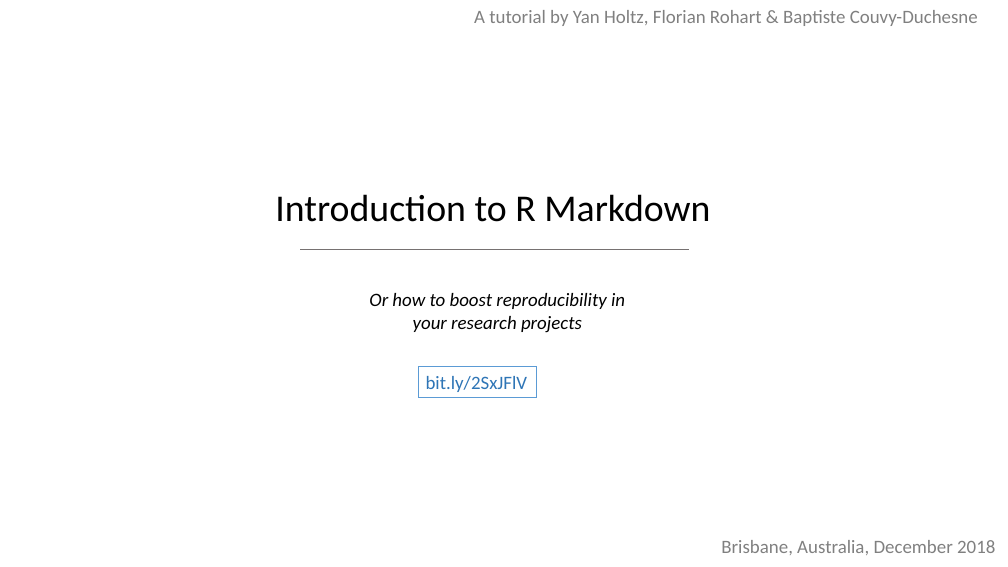
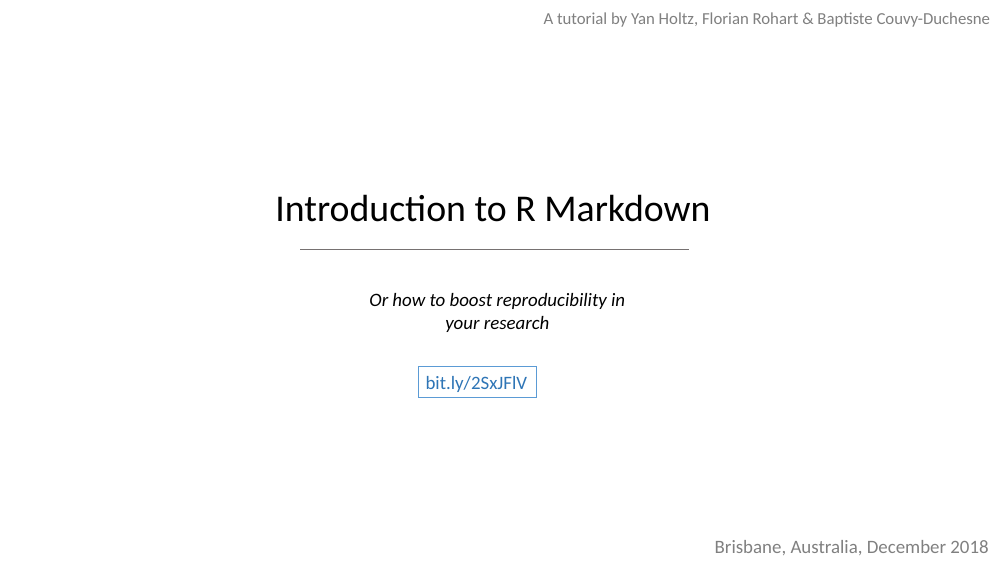
Before and after one commit to holtzy/Talk, a slide deck: slide 1 of 2018/Introduction_to_Rmarkdown.pptx. Drawn at 1008x567 pixels with LibreOffice and Linux fonts; fonts in the diff are those of the drawing; background and template pictures are left out. Boxes give left, top, right and bottom in pixels: in the first picture for what was removed or moved away, otherwise in the second. Text is boxed around its words. In the diff, an @@ line names an element or a change of style, - is before the commit and + after.

```diff
--- a/2018/Introduction_to_Rmarkdown.pptx
+++ b/2018/Introduction_to_Rmarkdown.pptx
@@ text "A tutorial by Yan Holtz, ...": place and size @@
-text "A tutorial by Yan Holtz, ..." at [474,10,978,26]
+text "A tutorial by Yan Holtz, ..." at [544,12,991,27]
@@ text "A tutorial by Yan Holtz, ..." at [544,12,991,27]: size 18 to 16 pt @@
@@ text at [369,293,625,332]: text changed @@
-Or how to boost reproducibility in your research projects
+Or how to boost reproducibility in your research
@@ text "Brisbane, Australia, December 2018": place and size @@
-text "Brisbane, Australia, December 2018" at [721,540,995,555]
+text "Brisbane, Australia, December 2018" at [715,540,988,555]
```
Also in this commit, not shown: 1 other slide changed, 2 other files.
